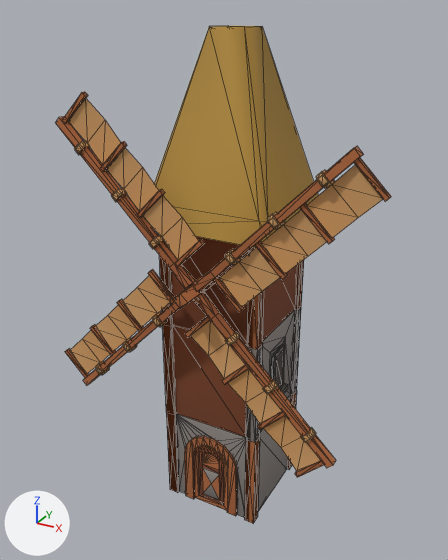
The glTF model modeles/moulin.glb as it was, and as the next commit left it.
Both versions are drawn from a 50 mm camera at (7.57, -13.88, 14.07) aimed at (-0.12, 0.1, 7.08). Every picture has the same lights, and +X, +Y and +Z are marked at lower left. The older version comes first. Mesh edges are drawn as thin lines. Where no turn or scale is listed for an object, it has been applied to the vertices. Vertices at exactly the same position are counted once.

In view in the first picture: 'roof-high-point', 'wall-door'.
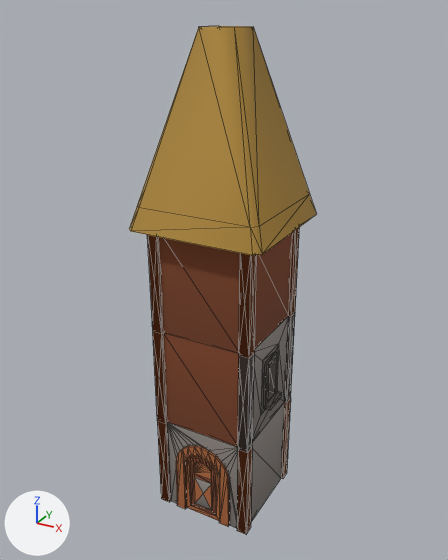
Location of each change, [x1, y1, x2, y2] in pixels of the pictures (448 x 560 px; the box of a moved part takes in the faces that stretch with it):
'wall-door', reshaped, moved, rescaled
    before: [55, 92, 391, 523]
    after: [148, 228, 299, 534]
'roof-high-point', moved
    before: [152, 26, 318, 248]
    after: [129, 26, 316, 255]
part 1 of me_wall_door, moved or reshaped
    before: [244, 247, 264, 523]
    after: [237, 253, 257, 534]
part 2 of me_wall_door, moved or reshaped
    before: [158, 234, 179, 493]
    after: [148, 235, 171, 502]
part 3 of me_wall_door, moved or reshaped
    before: [184, 436, 237, 516]
    after: [176, 446, 229, 527]
part 4 of me_wall_door, moved or reshaped
    before: [171, 236, 249, 517]
    after: [159, 237, 240, 528]
part 5 of me_wall_door, moved or reshaped
    before: [194, 446, 227, 511]
    after: [185, 456, 219, 521]
part 6 of me_wall_door, moved or reshaped
    before: [287, 260, 304, 470]
    after: [281, 228, 299, 479]
part 7 of me_wall_door, moved or reshaped
    before: [258, 265, 297, 512]
    after: [251, 232, 293, 522]
part 8 of me_wall_door, deleted (brown)
    before: [55, 92, 391, 477]

Edits to the bpy script that builds the scene:
```text
Change me_wall_door:
    used by ob_wall_door; location = (0.0, -0.2, 6.01); rotation_euler = (0.0, 0.0, -1.571), in degrees (0, 0, -90); scale = (6.16, 6.16, 6.16)
    remove me_wall_door.from_pydata(...)  # 840 vertices, 1482 faces; spans x -0.35..0.35, y -0.76..0.76, z -1.0..1.0
    add me_wall_door.from_pydata(...)  # 368 vertices, 798 faces; spans x -0.33..0.33, y -0.35..0.35, z -1.0..1.0
    me_wall_door part 1: the loose piece of 16 vertices spanning x 0.08..0.13, y 0.19..0.24, z -1.0..0.46 is scaled about its middle by 1.37, then moved by (0.19, 0.06, 0.27)
    me_wall_door part 2: the loose piece of 16 vertices spanning x 0.08..0.13, y -0.24..-0.19, z -1.0..0.46 is scaled about its middle by 1.37, then moved by (0.19, -0.1, 0.27)
    me_wall_door part 3: the loose piece of 60 vertices spanning x 0.08..0.13, y -0.15..0.15, z -1.0..-0.59 is scaled about its middle by 1.37, then moved by (0.19, -0.02, 0.08)
    me_wall_door part 4: the loose piece of 46 vertices spanning x 0.1..0.12, y -0.19..0.19, z -1.0..0.46 is scaled about its middle by 1.37, then moved by (0.19, -0.02, 0.27)
    me_wall_door part 5: the loose piece of 100 vertices spanning x 0.1..0.12, y -0.1..0.1, z -1.0..-0.63 is scaled about its middle by 1.37, then moved by (0.19, -0.02, 0.07)
    me_wall_door part 6: the loose piece of 16 vertices spanning x -0.35..-0.31, y 0.19..0.24, z -1.0..0.46 is scaled about its middle by 1.37, then moved by (0.03, 0.06, 0.27)
    me_wall_door part 7: the loose piece of 66 vertices spanning x -0.31..0.08, y 0.17..0.27, z -1.0..0.46 is scaled about its middle by 1.37, then moved by (0.11, 0.06, 0.27)
    me_wall_door part 8: 42 loose pieces with 472 vertices, spanning x 0.13..0.35, y -0.76..0.76, z -0.52..1.0, are deleted
    other edits to the shape of me_wall_door do not show in these pictures
Change ob_wall_door:
    ob_wall_door.location: (0.0, -0.2, 6.01) -> (0.07, 0.0, 4.35)
    ob_wall_door.scale: (6.16, 6.16, 6.16) -> (4.5, 4.5, 4.5)
Change ob_roof_high_point:
    ob_roof_high_point.location: (0.0, 0.48, 11.25) -> (0.0, 0.0, 11.25)
```
